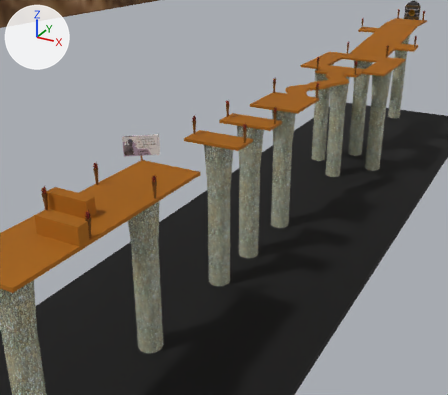
Before and after pictures for a commit that changed the FBX model TeamGame4/Assets/modeldata/Map.FBX.
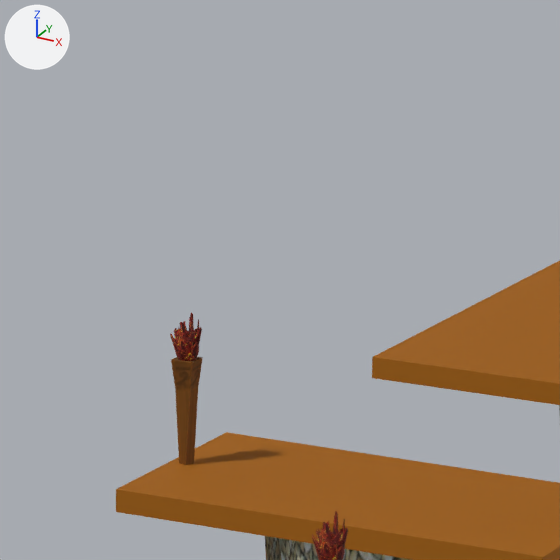
The first picture shows the older version from a 50 mm camera at (12.0, -10.99, 8.2) aimed at (-1.19, 13.0, -3.79). The close-ups show both versions on the part from 46% to 61% of the width and 16% to 33% of the height of that picture; other places that the commit changed are outside them. The lights are fixed; the arrows at upper left show +X, +Y and +Z. Where no turn or scale is listed for an object, it has been applied to the vertices.

Objects in the first close-up: 'Pillar003', 'floor002', 'floor003', 'touch010', 'touch011', 'touch012'.
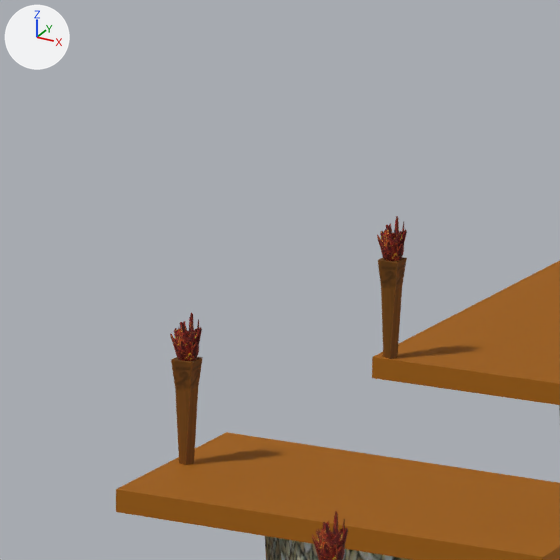
Edits to the bpy script that builds the scene:
```text
Add ob_touch038:
    ob_touch038 = bpy.data.objects.new('touch038', me_mesh_035.copy())  # the mesh of ob_touch010
    ob_touch038.location = (-1.172, 15.825, 0.78)
Add ob_touch037:
    ob_touch037 = bpy.data.objects.new('touch037', me_mesh_036.copy())  # the mesh of ob_touch011
    ob_touch037.location = (-1.174, 15.825, -0.006)
```

What differs and where, as boxes [x1, y1, x2, y2] in the close-ups (560 x 560 px):
'touch037', added (brown)
    after: [378, 257, 407, 359]
'touch038', added (red)
    after: [377, 216, 407, 261]
